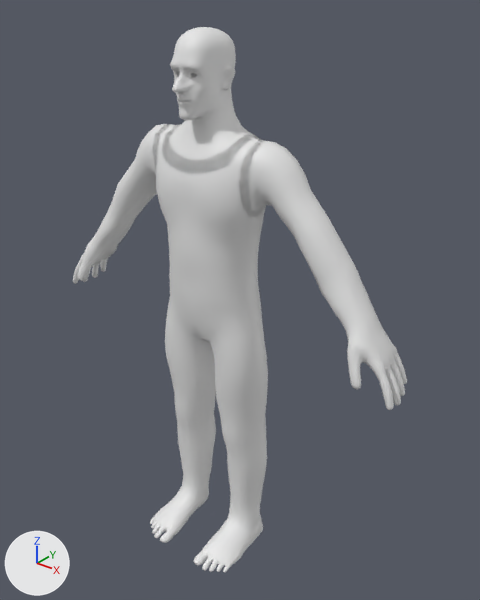
What one commit did to the FBX model Assets/3D_Assets/Player3DModel/UNITY Player.fbx.
Both versions are drawn from a camera (50 mm lens) standing at (1.286, -1.472, 1.89) and looking at (0.072, 0.046, 0.949). Lighting does not change. The marker at lower left points along +X, +Y and +Z. The picture after the commit comes second.

Names of what the first picture shows: 'UNITY  HandLeft', 'UNITY HandRight', 'UNITY PlayerBody', 'UNITY PlayerHead'.
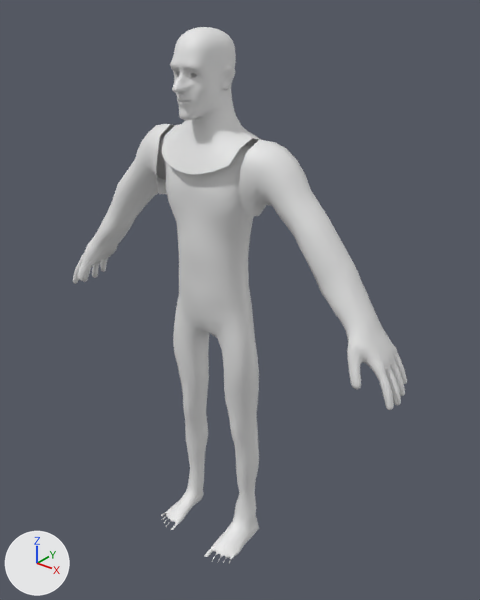
The newer file adds a shape key; the second version is drawn at full value of the shape key 'Attire' of 'UNITY PlayerBody', and the change is written as the vertex moves it makes.

Scene script edits in JSON lines:
```json
{"block": "me_mesh_body_human_male_strong_clothes_010", "where": "# used by ob_unity_playerbody; location = (0.0, 0.0, 0.0)"}
{"op": "remove", "block": "me_mesh_body_human_male_strong_clothes_010", "code": "me_mesh_body_human_male_strong_clothes_010.from_pydata(...)  # 1281 vertices, 1300 faces; spans x -0.198..0.198, y -0.224..0.118, z -0.003..1.492"}
{"op": "add", "block": "me_mesh_body_human_male_strong_clothes_010", "code": "me_mesh_body_human_male_strong_clothes_010.from_pydata(...)  # 1281 vertices, 1300 faces; spans x -19.097..19.097, y 0.725..146.388, z -8.871..17.909"}
{"block": "me_mesh_body_human_male_strong_clothes_010", "change": "me_mesh_body_human_male_strong_clothes_010 part 1: 1281 of 1281 vertices moved; they spanned x -0.198..0.198, y -0.224..0.118, z -0.003..1.492 and now span x -19.097..19.097, y 0.725..146.388, z -8.871..17.909; mean shift (0.001, 43.813, 3.931)"}
{"op": "set", "path": "ob_unity_playerbody.rotation_euler", "old": "(0.0, 0.0, 0.0)", "new": "(1.571, 0.0, 0.0)", "note": "degrees (0, 0, 0) -> degrees (90, 0, 0)"}
{"op": "set", "path": "ob_unity_playerbody.scale", "old": "(1.0, 1.0, 1.0)", "new": "(0.01, 0.01, 0.01)"}
```

Boxes (x1, y1, x2, y2) around the edits, measured in the pictures (480 x 600 px):
```json
{"object": "UNITY PlayerBody", "change": "reshaped, turned, rescaled", "before": [150, 124, 270, 573], "after": [161, 133, 259, 564]}
```
